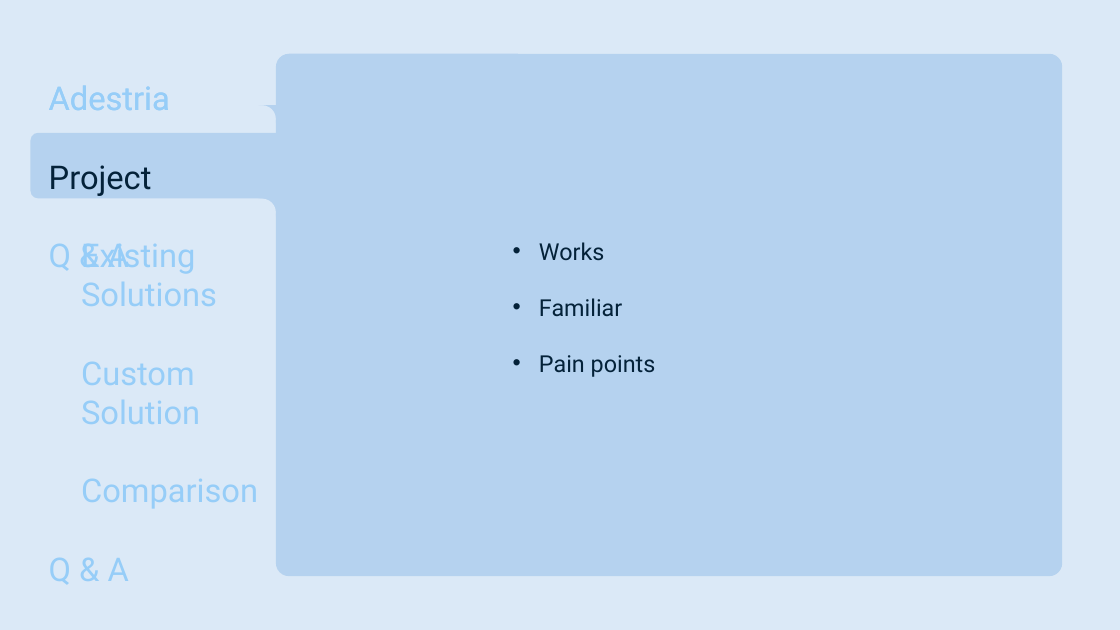
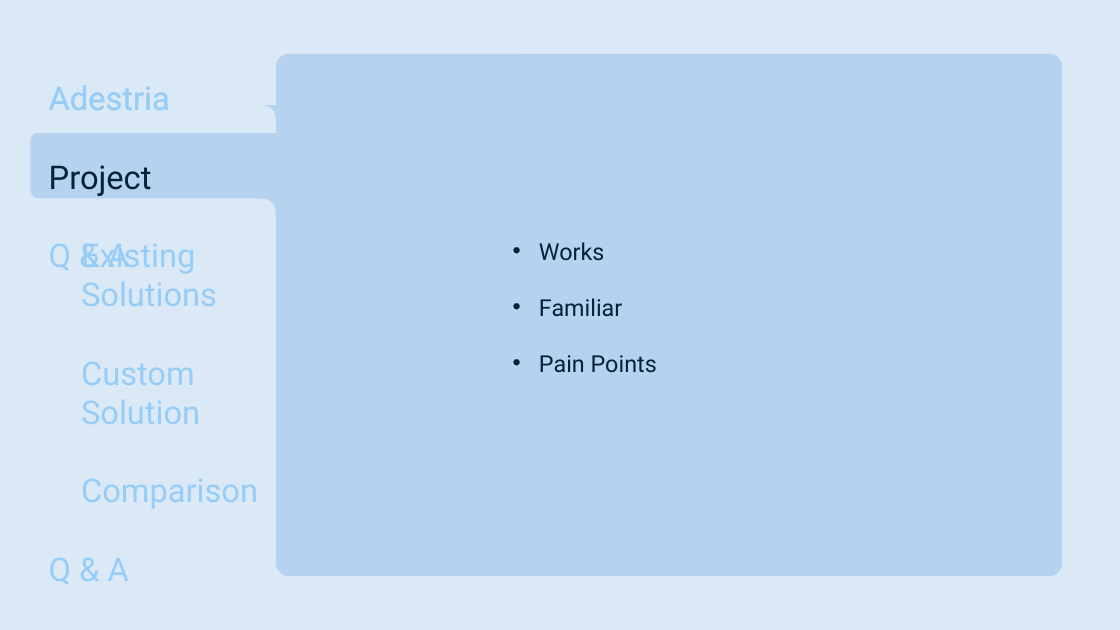
Before and after one commit to smutrux/prog1180, a slide deck: slide 9 of Deliverables/Presentation1.pptx. Drawn at 1120x630 pixels with LibreOffice and Linux fonts; fonts in the diff are those of the drawing. Boxes give left, top, right and bottom in pixels: in the first picture for what was removed or moved away, otherwise in the second. Text is boxed around its words. In the diff, an @@ line names an element or a change of style, - is before the commit and + after.

```diff
--- a/Deliverables/Presentation1.pptx
+++ b/Deliverables/Presentation1.pptx
@@ text at [539, 355, 657, 372]: text changed @@
-• Pain points
+• Pain Points
```
Also in this commit, not shown: 11 other slides changed, 1 slide added.
